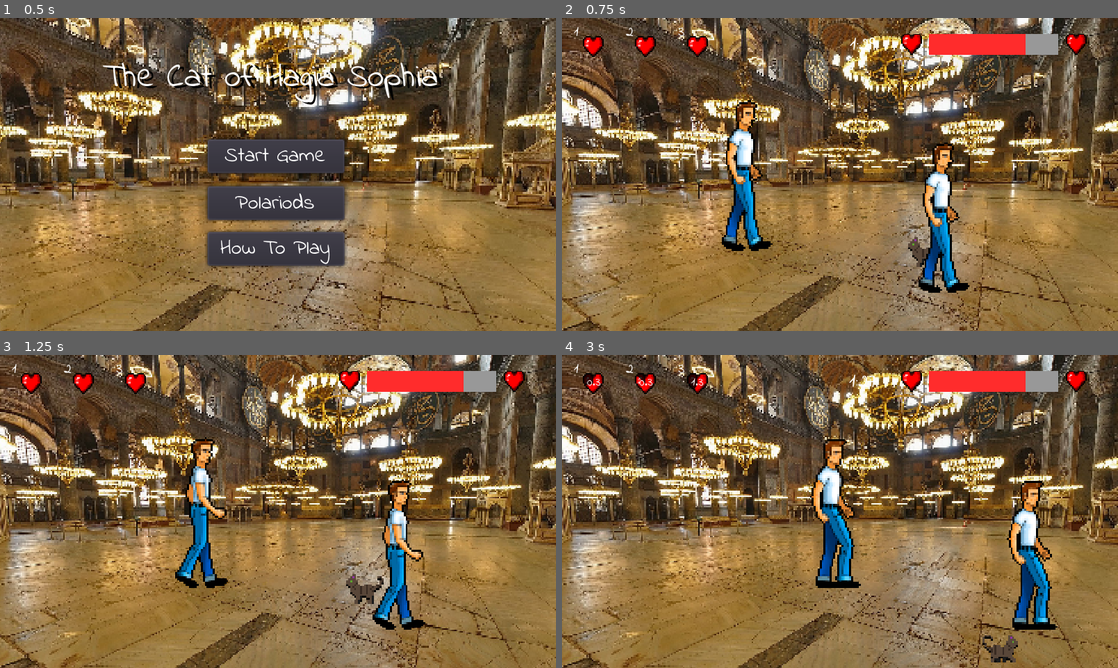
Above: before the commit, frames 1-4 (two rows, left to right).
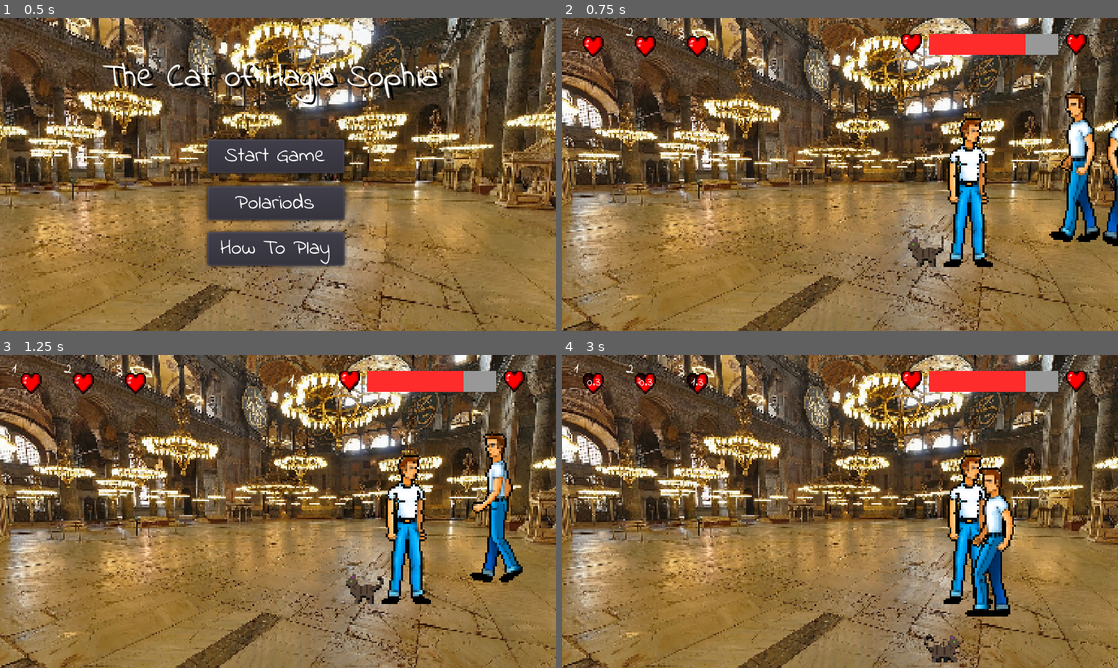
Above: after the commit, the same moments.

Repository: Frozander/BAUGamejam2021
Game: Godot game, scene res://Scenes/TitleScreen.tscn
Same seed, same stepped clock (60 frames per second), same inputs: the game is played once before the commit and once after it. Sound files missing from this copy of the repository are replaced by a short silence.
Inputs:
- Up to frame 1 (0.5 s): no input
- Up to frame 2 (0.75 s): click "Start Game" at 0.5 s
- Up to frame 3 (1.25 s): no input
- Up to frame 4 (3 s): tap Enter (ui_accept) at 1.25, 1.52, 2.27 s; hold Right (ui_right) 1.28-2.03 s; hold Down (ui_down) 2.03-2.78 s; hold Right (ui_right) from 2.78 s (still down)

Frame 1 is identical in both runs. In frame 2, 9.2% of the frame differs, in the area x 28-100%, y 23-88%; in frame 3, 6.9%; in frame 4, 9.5%, in the area x 44-90%, y 26-99%.

Commit message:
reverted person count

Diff:
--- a/Assets/Scripts/Game.gd
+++ b/Assets/Scripts/Game.gd
@@ -2,7 +2,7 @@
 
 const ZONE_X = 240
 const ZONE_Y = 40
-const PERSON_COUNT = 2
+const PERSON_COUNT = 4
 const PERSON_HEARING_MEOW_LOWER_LIMIT = 75
 
 const PART_CHANGE_X_GAP = 70
